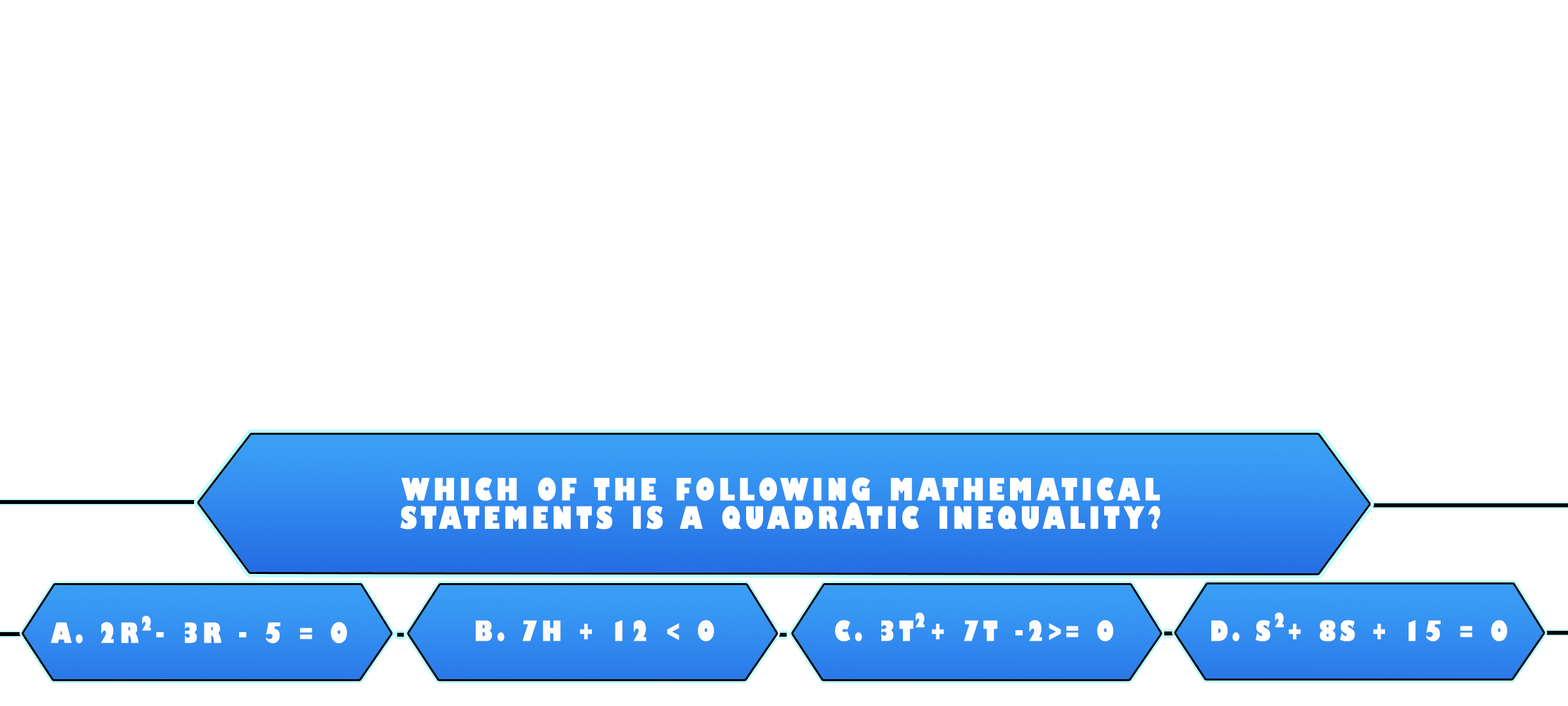
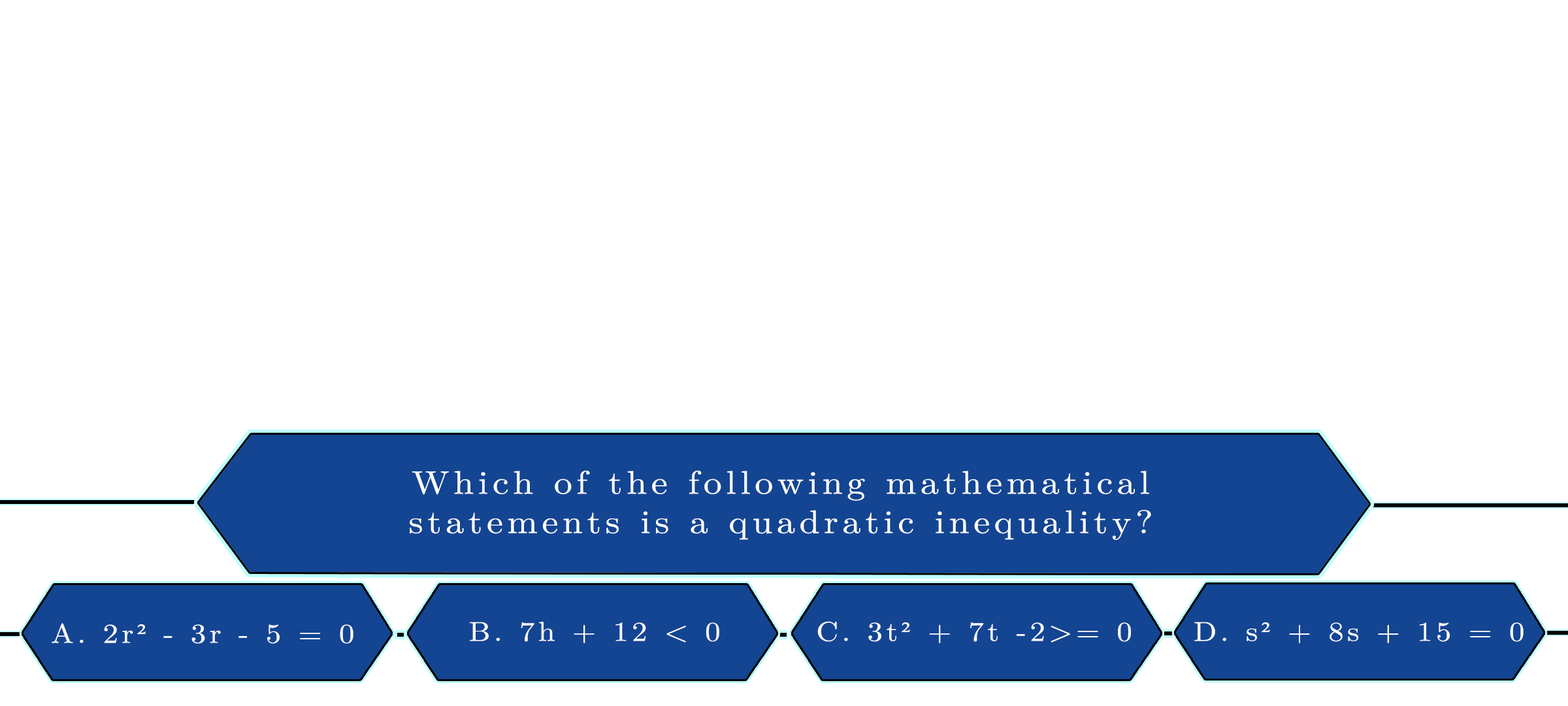
Comparing the layer stacks of the two 1568×706 images. Changes:
hid "2" (1st of 2, in "Group 2") over [848, 501, 860, 519]
painted on "Which of the following mathematical statements is a quadratic i" over [399, 470, 1161, 540]
painted on "Layer 7" over [199, 434, 1369, 573]
renamed "D. s + 8s + 15 = 0" to "D. s² + 8s + 15 = 0", painted on it over [1194, 619, 1524, 643]
hid "2 copy 3" over [1274, 612, 1284, 628]
painted on "Layer 9" over [1176, 584, 1544, 679]
renamed "C. 3t + 7t -2>= 0" to "C. 3t² + 7t -2>= 0", painted on it over [817, 619, 1131, 643]
hid "2 copy 2" over [915, 612, 925, 628]
painted on "Layer 9 copy" over [793, 584, 1161, 679]
painted on "B. 7h + 12 < 0" over [469, 619, 720, 643]
painted on "Layer 9 copy 2" over [408, 584, 777, 679]
hid "2" (2nd of 2, in "Group 3") over [141, 615, 151, 631]
renamed "A. 2r - 3r - 5 = 0" to "A. 2r² - 3r - 5 = 0", painted on it over [50, 621, 354, 644]
painted on "Layer 9 copy 3" over [23, 584, 391, 679]
